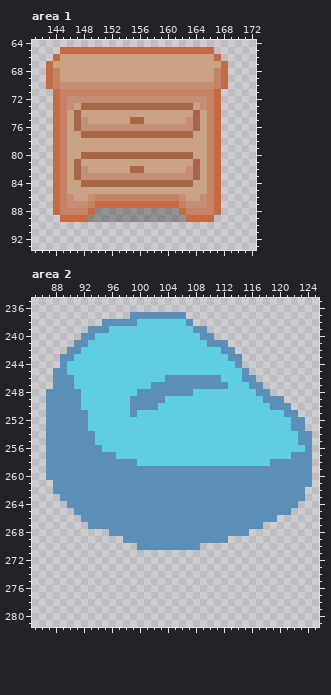
Pixel-art file -- src/_assets/tilesets.aseprite. Above: the version before the commit.
296x296 pixels, 1 frame. Colours within 5 levels of each other are drawn and written as one. Shown: area 1: x 141..172, y 64..93; area 2: x 85..125, y 235..281. The commit also changed other parts of the picture, which this record leaves out.
After:
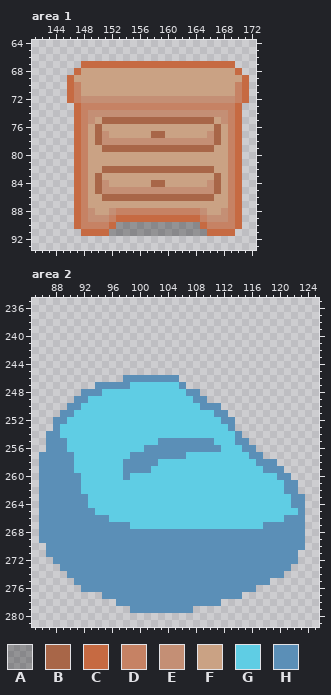
Palette (. is transparent): A #00000048  B #a86648  C #c66a42  D #c68264  E #c48f75  F #caa284  G #5fcde4  H #5b8fb7
The exact change:
--- area 1, layer "Layer 1"
@@ x 141..172 @@
 64 ................................
-65 ....CCCCCCCCCCCCCCCCCCCCCC......
-66 ...CFFFFFFFFFFFFFFFFFFFFFFC.....
-67 ..CFFFFFFFFFFFFFFFFFFFFFFFFC....
-68 ..CDFFFFFFFFFFFFFFFFFFFFFFDC....
-69 ..CDFFFFFFFFFFFFFFFFFFFFFFDC....
-70 ..CDEEEEEEEEEEEEEEEEEEEEEEDC....
-71 ...CDDDDDDDDDDDDDDDDDDDDDDC.....
-72 ...CDEEEEEEEEEEEEEEEEEEEEDC.....
-73 ...CDEFBBBBBBBBBBBBBBBBFEDC.....
-74 ...CDFBFFFFFFFFFFFFFFFFBFDC.....
-75 ...CDFBEFFFFFFBBFFFFFFEBFDC.....
-76 ...CDFBEEEEEEEEEEEEEEEEBFDC.....
-77 ...CDFFBBBBBBBBBBBBBBBBFFDC.....
-78 ...CDFFFFFFFFFFFFFFFFFFFFDC.....
-79 ...CDFFFFFFFFFFFFFFFFFFFFDC.....
-80 ...CDFFBBBBBBBBBBBBBBBBFFDC.....
-81 ...CDFBFFFFFFFFFFFFFFFFBFDC.....
-82 ...CDFBEFFFFFFBBFFFFFFEBFDC.....
-83 ...CDFBEEEEEEEEEEEEEEEEBFDC.....
-84 ...CDFFBBBBBBBBBBBBBBBBFFDC.....
-85 ...CDFFFFFFFFFFFFFFFFFFFFDC.....
-86 ...CDEFFEDDDDDDDDDDDDEFFEDC.....
-87 ...CDEEEDCCCCCCCCCCCCDEEEDC.....
-88 ...CDDDDCAAAAAAAAAAAACDDDDC.....
-89 ....CCCCAAAAAAAAAAAAAACCCC......
-90 ................................
-91 ................................
+65 ................................
+66 ................................
+67 .......CCCCCCCCCCCCCCCCCCCCCC...
+68 ......CFFFFFFFFFFFFFFFFFFFFFFC..
+69 .....CFFFFFFFFFFFFFFFFFFFFFFFFC.
+70 .....CDFFFFFFFFFFFFFFFFFFFFFFDC.
+71 .....CDFFFFFFFFFFFFFFFFFFFFFFDC.
+72 .....CDEEEEEEEEEEEEEEEEEEEEEEDC.
+73 ......CDDDDDDDDDDDDDDDDDDDDDDC..
+74 ......CDEEEEEEEEEEEEEEEEEEEEDC..
+75 ......CDEFBBBBBBBBBBBBBBBBFEDC..
+76 ......CDFBFFFFFFFFFFFFFFFFBFDC..
+77 ......CDFBEFFFFFFBBFFFFFFEBFDC..
+78 ......CDFBEEEEEEEEEEEEEEEEBFDC..
+79 ......CDFFBBBBBBBBBBBBBBBBFFDC..
+80 ......CDFFFFFFFFFFFFFFFFFFFFDC..
+81 ......CDFFFFFFFFFFFFFFFFFFFFDC..
+82 ......CDFFBBBBBBBBBBBBBBBBFFDC..
+83 ......CDFBFFFFFFFFFFFFFFFFBFDC..
+84 ......CDFBEFFFFFFBBFFFFFFEBFDC..
+85 ......CDFBEEEEEEEEEEEEEEEEBFDC..
+86 ......CDFFBBBBBBBBBBBBBBBBFFDC..
+87 ......CDFFFFFFFFFFFFFFFFFFFFDC..
+88 ......CDEFFEDDDDDDDDDDDDEFFEDC..
+89 ......CDEEEDCCCCCCCCCCCCDEEEDC..
+90 ......CDDDDCAAAAAAAAAAAACDDDDC..
+91 .......CCCCAAAAAAAAAAAAAACCCC...
 92 ................................
--- area 2, layers "walls #2", "walls"
@@ x 85..125 @@
 236 .........................................
-237 ..............HHHHHHHH...................
-238 ..........HHHHHGGGGGGGH..................
-239 ........HHHGGGGGGGGGGGGHH................
-240 .......HHGGGGGGGGGGGGGGGHH...............
-241 ......HHGGGGGGGGGGGGGGGGGHHH.............
-242 .....HHGGGGGGGGGGGGGGGGGGGGHH............
-243 ....HHGGGGGGGGGGGGGGGGGGGGGGHH...........
-244 ....HGGGGGGGGGGGGGGGGGGGGGGGGH...........
-245 ...HHGGGGGGGGGGGGGGGGGGGGGGGGGH..........
-246 ...HHHGGGGGGGGGGGGGHHHHHHHHGGGHH.........
-247 ...HHHGGGGGGGGGGGHHHHHHHHHHHGGGHH........
-248 ..HHHHHGGGGGGGGHHHHHHHHGGGGGGGGGHH.......
-249 ..HHHHHGGGGGGGHHHHHGGGGGGGGGGGGGGHHH.....
-250 ..HHHHHGGGGGGGHHHHGGGGGGGGGGGGGGGGHHH....
-251 ..HHHHHHGGGGGGHGGGGGGGGGGGGGGGGGGGGGHH...
-252 ..HHHHHHGGGGGGGGGGGGGGGGGGGGGGGGGGGGGHH..
-253 ..HHHHHHGGGGGGGGGGGGGGGGGGGGGGGGGGGGGHH..
-254 ..HHHHHHHGGGGGGGGGGGGGGGGGGGGGGGGGGGGGHH.
-255 ..HHHHHHHGGGGGGGGGGGGGGGGGGGGGGGGGGGGGHH.
-256 ..HHHHHHHHGGGGGGGGGGGGGGGGGGGGGGGGGGGGGH.
-257 ..HHHHHHHHHHGGGGGGGGGGGGGGGGGGGGGGGGGHHH.
-258 ..HHHHHHHHHHHHHGGGGGGGGGGGGGGGGGGGHHHHHH.
-259 ..HHHHHHHHHHHHHHHHHHHHHHHHHHHHHHHHHHHHHH.
-260 ..HHHHHHHHHHHHHHHHHHHHHHHHHHHHHHHHHHHHHH.
-261 ...HHHHHHHHHHHHHHHHHHHHHHHHHHHHHHHHHHHHH.
-262 ...HHHHHHHHHHHHHHHHHHHHHHHHHHHHHHHHHHHH..
-263 ....HHHHHHHHHHHHHHHHHHHHHHHHHHHHHHHHHHH..
-264 .....HHHHHHHHHHHHHHHHHHHHHHHHHHHHHHHHH...
-265 ......HHHHHHHHHHHHHHHHHHHHHHHHHHHHHHH....
-266 .......HHHHHHHHHHHHHHHHHHHHHHHHHHHH......
-267 ........HHHHHHHHHHHHHHHHHHHHHHHHH........
-268 ...........HHHHHHHHHHHHHHHHHHHH..........
-269 .............HHHHHHHHHHHHHHH.............
-270 ...............HHHHHHHHH.................
-271 .........................................
-272 .........................................
-273 .........................................
-274 .........................................
-275 .........................................
-276 .........................................
-277 .........................................
-278 .........................................
-279 .........................................
+237 .........................................
+238 .........................................
+239 .........................................
+240 .........................................
+241 .........................................
+242 .........................................
+243 .........................................
+244 .........................................
+245 .........................................
+246 .............HHHHHHHH....................
+247 .........HHHHHGGGGGGGH...................
+248 .......HHHGGGGGGGGGGGGHH.................
+249 ......HHGGGGGGGGGGGGGGGHH................
+250 .....HHGGGGGGGGGGGGGGGGGHHH..............
+251 ....HHGGGGGGGGGGGGGGGGGGGGHH.............
+252 ...HHGGGGGGGGGGGGGGGGGGGGGGHH............
+253 ...HGGGGGGGGGGGGGGGGGGGGGGGGH............
+254 ..HHGGGGGGGGGGGGGGGGGGGGGGGGGH...........
+255 ..HHHGGGGGGGGGGGGGHHHHHHHHGGGHH..........
+256 ..HHHGGGGGGGGGGGHHHHHHHHHHHGGGHH.........
+257 .HHHHHGGGGGGGGHHHHHHHHGGGGGGGGGHH........
+258 .HHHHHGGGGGGGHHHHHGGGGGGGGGGGGGGHHH......
+259 .HHHHHGGGGGGGHHHHGGGGGGGGGGGGGGGGHHH.....
+260 .HHHHHHGGGGGGHGGGGGGGGGGGGGGGGGGGGGHH....
+261 .HHHHHHGGGGGGGGGGGGGGGGGGGGGGGGGGGGGHH...
+262 .HHHHHHGGGGGGGGGGGGGGGGGGGGGGGGGGGGGHH...
+263 .HHHHHHHGGGGGGGGGGGGGGGGGGGGGGGGGGGGGHH..
+264 .HHHHHHHGGGGGGGGGGGGGGGGGGGGGGGGGGGGGHH..
+265 .HHHHHHHHGGGGGGGGGGGGGGGGGGGGGGGGGGGGGH..
+266 .HHHHHHHHHHGGGGGGGGGGGGGGGGGGGGGGGGGHHH..
+267 .HHHHHHHHHHHHHGGGGGGGGGGGGGGGGGGGHHHHHH..
+268 .HHHHHHHHHHHHHHHHHHHHHHHHHHHHHHHHHHHHHH..
+269 .HHHHHHHHHHHHHHHHHHHHHHHHHHHHHHHHHHHHHH..
+270 ..HHHHHHHHHHHHHHHHHHHHHHHHHHHHHHHHHHHHH..
+271 ..HHHHHHHHHHHHHHHHHHHHHHHHHHHHHHHHHHHH...
+272 ...HHHHHHHHHHHHHHHHHHHHHHHHHHHHHHHHHHH...
+273 ....HHHHHHHHHHHHHHHHHHHHHHHHHHHHHHHHH....
+274 .....HHHHHHHHHHHHHHHHHHHHHHHHHHHHHHH.....
+275 ......HHHHHHHHHHHHHHHHHHHHHHHHHHHH.......
+276 .......HHHHHHHHHHHHHHHHHHHHHHHHH.........
+277 ..........HHHHHHHHHHHHHHHHHHHH...........
+278 ............HHHHHHHHHHHHHHH..............
+279 ..............HHHHHHHHH..................
 280 .........................................
